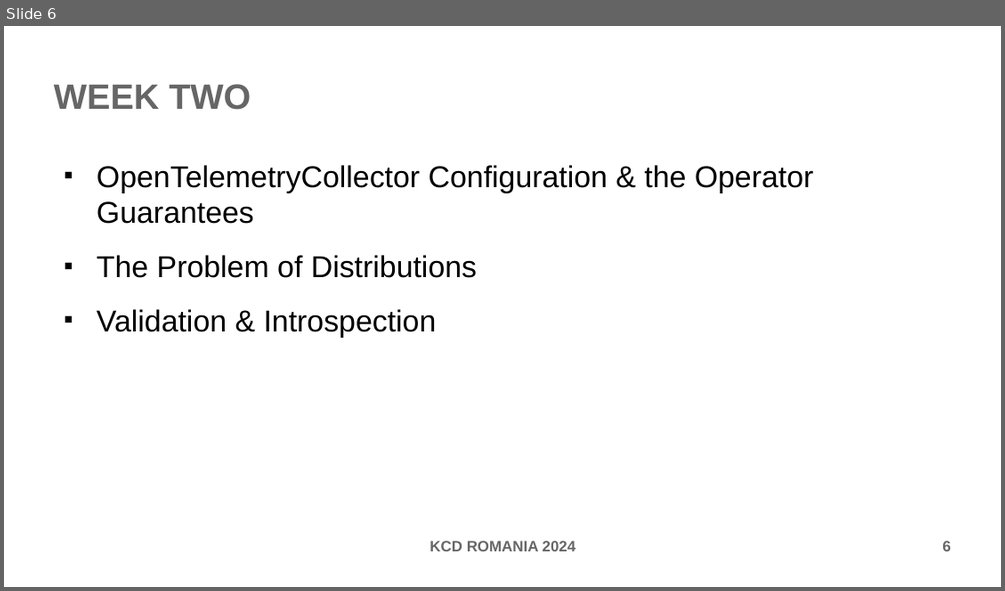
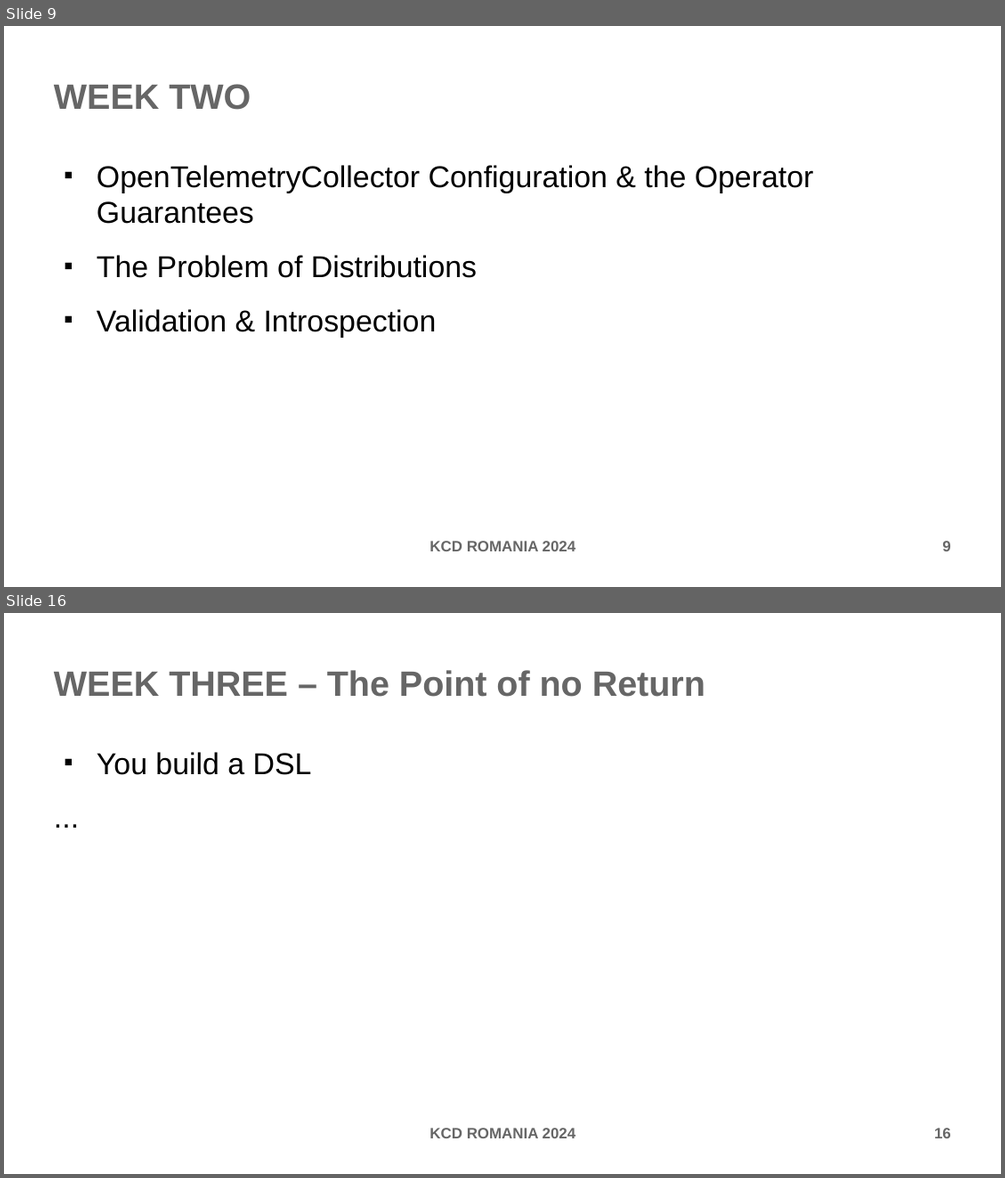
Before and after one commit to forestsword/ditd-presentation, a slide deck: ditd-presentation.odp. Shown one above the other, each under a label of ours: slide 6 before the commit, slides 9 and 16 after it; the slides between them are not shown. The pictures are 1005x591 and 1005x1178 pixels, drawn with LibreOffice and Linux fonts; fonts in the diff are those of the drawing. Boxes give left, top, right and bottom in pixels: in the first picture for what was removed or moved away, otherwise in the second. Text is boxed around its words. In the diff, an @@ line names an element or a change of style, - is before the commit and + after.

```diff
--- a/ditd-presentation.odp
+++ b/ditd-presentation.odp
@@ slide 16 added at <box>4,613,1001,1174</box>, background #FFFFFF @@
@@ title added at <box>54,670,705,697</box>, 28 pt, text #666666, bold @@
+WEEK THREE – The Point of no Return
@@ text added at <box>97,752,312,775</box>, 24 pt, text #000000 @@
+■ You build a DSL
+...
@@ text added at <box>429,1127,576,1138</box>, 12 pt, text #666666, bold @@
+KCD ROMANIA 2024
@@ page number added at <box>934,1127,951,1138</box>, 12 pt, text #666666, bold @@
+16
@@ what was slide 6 is now slide 9 @@
@@ page number at <box>942,540,950,551</box>: text changed @@
-6
+9
```
Also in this commit, not shown: 5 slides changed, 7 other slides added.
